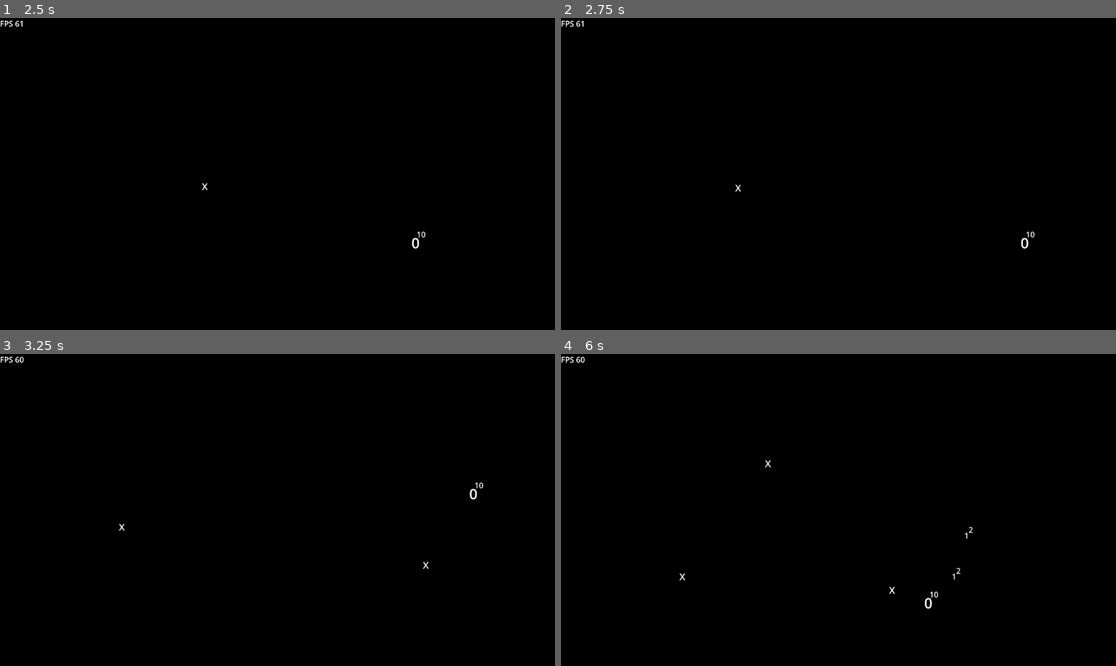
Above: before the commit, frames 1-4 (two rows, left to right).
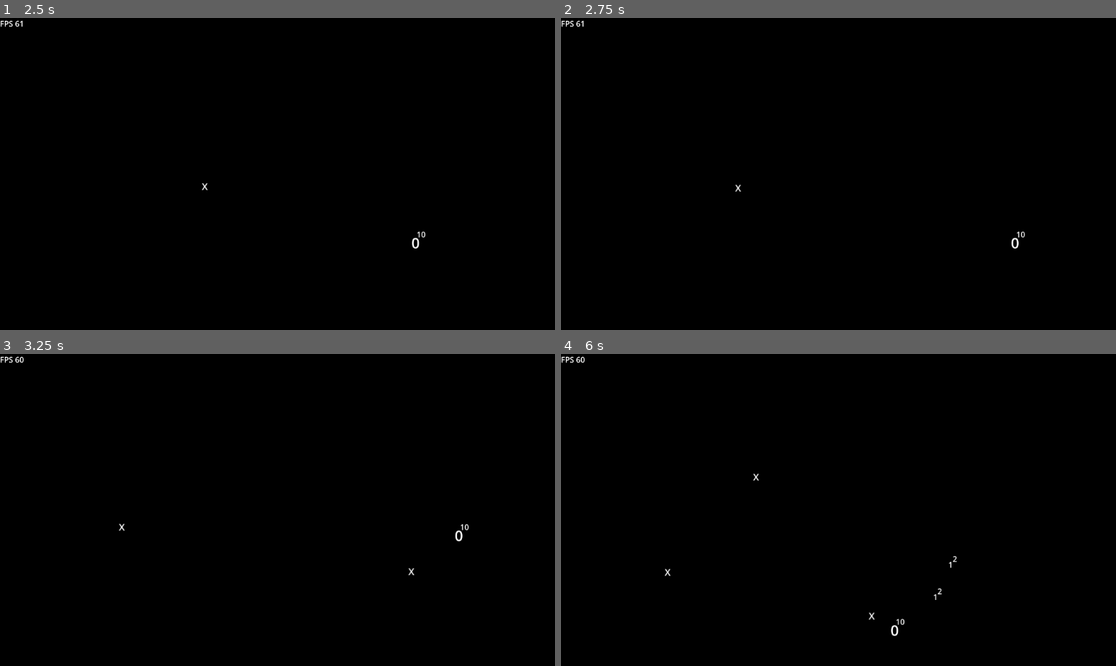
Above: after the commit, the same moments.

Repository: sentinelle28/game_jam_power
Game: Godot game, scene res://scene/gameplay_scene/gameplay_scene.tscn
Two runs of this game, one before a commit and one after it. Both use one fixed random seed, a clock stepped at 60 frames per second and the inputs below. The project has no main scene, so this scene is started directly.
Inputs (mouse positions are in pixels of both pictures, inside the frame that each line leads up to):
- Up to frame 1 (2.5 s): tap Enter at 0.5 s; move the mouse to (399, 158) at 0.52 s; hold Right (ui_right) 0.53-1.28 s; tap Shift (dash) at 0.6, 2.1 s; move the mouse to (166, 189) at 1.27 s; hold Down (ui_down) 1.28-2.03 s; click (166, 189) at 1.35 s; move the mouse to (333, 105) at 2.02 s; hold Right (ui_right) from 2.03 s (still down)
- Up to frame 2 (2.75 s): keep holding Right (ui_right)
- Up to frame 3 (3.25 s): move the mouse to (249, 572) at 2.77 s; release Right (ui_right) at 2.78 s; hold Up (ui_up) from 2.78 s (still down); click (249, 572) at 2.85 s
- Up to frame 4 (6 s): move the mouse to (1005, 556) at 3.52 s; release Up (ui_up) at 3.53 s; hold Left (ui_left) 3.53-5.03 s; tap Shift (dash) at 3.6, 5.1 s; move the mouse to (672, 463) at 4.27 s; click (672, 463) at 4.35 s; move the mouse to (866, 510) at 5.02 s; hold Down (ui_down) 5.03-5.78 s; move the mouse to (755, 432) at 5.77 s; hold Right (ui_right) from 5.78 s (still down); click (755, 432) at 5.85 s

Frame 1 is identical in both runs. In frame 2, 0.1% of the frame differs, in the area x 81-86%, y 68-74%; in frame 3, 0.1%; in frame 4, 0.3%, in the area x 18-75%, y 34-91%.

Commit message:
added strategy pattern

Diff:
--- a/autoload/pause_menu/level_up/level_up_menu.gd
+++ b/autoload/pause_menu/level_up/level_up_menu.gd
@@ -1,15 +1,14 @@
 extends CanvasLayer
 
-signal update_stats(name_of_teh:StringName,value)
+signal update_stats(updrade:UpgradeStrategyPattern)
 
 func _custom_show()->void:
 	show()
 	get_tree().paused = true
+	$upgrade_card._randomize()
+	$upgrade_card2._randomize()
+	$upgrade_card3._randomize()
 
-
-
-
-func _on_button_pressed() -> void:
+func _custom_hide():
 	hide()
 	get_tree().paused = false
-	emit_signal("update_stats","speed",100)
--- a/autoload/pause_menu/level_up/level_up_menu.tscn
+++ b/autoload/pause_menu/level_up/level_up_menu.tscn
@@ -1,6 +1,7 @@
-[gd_scene load_steps=3 format=3 uid="uid://veke2jiwllka"]
+[gd_scene load_steps=4 format=3 uid="uid://veke2jiwllka"]
 
 [ext_resource type="Script" path="res://autoload/pause_menu/level_up/level_up_menu.gd" id="1_2y8l0"]
+[ext_resource type="PackedScene" uid="uid://bignhergkcf0m" path="res://c_actor/upgrade_card/upgrade_card.tscn" id="2_0unbh"]
 
 [sub_resource type="LabelSettings" id="LabelSettings_mbqm6"]
 font_size = 30
@@ -36,18 +37,20 @@
 label_settings = SubResource("LabelSettings_mbqm6")
 horizontal_alignment = 1
 
-[node name="Button" type="Button" parent="."]
-anchors_preset = 8
-anchor_left = 0.5
-anchor_top = 0.5
-anchor_right = 0.5
-anchor_bottom = 0.5
-offset_left = -4.0
-offset_top = -4.0
-offset_right = 4.0
-offset_bottom = 4.0
-grow_horizontal = 2
-grow_vertical = 2
-text = "up"
+[node name="upgrade_card" parent="." instance=ExtResource("2_0unbh")]
+offset_left = 296.0
+offset_top = 240.0
+offset_right = 424.0
+offset_bottom = 368.0
 
-[connection signal="pressed" from="Button" to="." method="_on_button_pressed"]
+[node name="upgrade_card2" parent="." instance=ExtResource("2_0unbh")]
+offset_left = 544.0
+offset_top = 240.0
+offset_right = 672.0
+offset_bottom = 368.0
+
+[node name="upgrade_card3" parent="." instance=ExtResource("2_0unbh")]
+offset_left = 816.0
+offset_top = 240.0
+offset_right = 944.0
+offset_bottom = 368.0
--- /dev/null
+++ b/autoload/upgrade_ref/upgrade_ref.gd
@@ -0,0 +1,19 @@
+extends Node
+
+
+var positive_upgrade:Dictionary = {"recover health":CurrentHealthUpgrade.new()}
+
+var negative_upgrade:Dictionary = {"lose max health":NegativeMaxHealthUpgrade.new()}
+
+
+func get_random_positive_upgrade()->String:
+	return positive_upgrade.keys().pick_random()
+
+func get_positive_upgrade(name_of_the_upgrade:String)->UpgradeStrategyPattern:
+	return positive_upgrade[name_of_the_upgrade]
+
+func get_random_negative_upgrade()->String:
+	return negative_upgrade.keys().pick_random()
+
+func get_negative_upgrade(name_of_the_upgrade:String)->UpgradeStrategyPattern:
+	return negative_upgrade[name_of_the_upgrade]
--- a/autoload/xp/player_xp.gd
+++ b/autoload/xp/player_xp.gd
@@ -1,7 +1,7 @@
 extends Node
 
 var xp:int = 0
-var max_xp:int = 40
+var max_xp:int = 1
 var level:int = 1
 var mult_xp:float= 1.0
 var number_of_kill:int = 0
--- a/c_actor/player/player.gd
+++ b/c_actor/player/player.gd
@@ -21,23 +21,22 @@
 @export var bullet_pierce:int = 0
 @export var bullet_speed:int = 230
 
+
+
 func _ready() -> void:
 	DeathPanel.connect("reset",_reset)
 	health_component.connect("death",_death)
 	LevelUpMenu.connect("update_stats",_update_stats)
-	_reset()
 
 func _reset()->void:
 	for property:StringName in Playerstats.player_properties:
 		set(property,Playerstats.player_properties[property])
 
-func _update_stats(statname:StringName,value)->void:
-	if statname in self:
-		var new_value = value + get(statname)
-		set(statname,new_value)
-	elif statname in health_component:
-		var new_value = value + health_component.get(statname)
-		health_component.set(statname,new_value)
+func _update_stats(upgrade:UpgradeStrategyPattern)->void:
+	if upgrade is HealthUpgrade:
+		upgrade._apply_change(health_component)
+	else:
+		upgrade._apply_change(self)
 
 func _death()->void:
 	DeathPanel.emit_signal("player_is_dead")
--- /dev/null
+++ b/c_actor/upgrade_card/upgrade_card.gd
@@ -0,0 +1,24 @@
+extends Panel
+
+
+@export var positive_upgrade:UpgradeStrategyPattern
+@export var negative_upgrade:UpgradeStrategyPattern
+
+@export var positive_text:String
+@export var negative_text:String
+
+func _ready() -> void:
+	_randomize()
+
+func _randomize()->void:
+	positive_text = UpgradeRef.get_random_positive_upgrade()
+	negative_text = UpgradeRef.get_random_negative_upgrade()
+	positive_upgrade = UpgradeRef.get_positive_upgrade(positive_text)
+	negative_upgrade = UpgradeRef.get_negative_upgrade(negative_text)
+	$VBoxContainer/positive.text = positive_text
+	$VBoxContainer/negative.text = negative_text
+
+func _on_button_pressed() -> void:
+	LevelUpMenu.emit_signal("update_stats",positive_upgrade)
+	LevelUpMenu.emit_signal("update_stats",negative_upgrade)
+	LevelUpMenu._custom_hide()
--- /dev/null
+++ b/c_actor/upgrade_card/upgrade_card.tscn
@@ -0,0 +1,53 @@
+[gd_scene load_steps=4 format=3 uid="uid://bignhergkcf0m"]
+
+[ext_resource type="Script" path="res://c_actor/upgrade_card/upgrade_card.gd" id="1_w2hc0"]
+
+[sub_resource type="LabelSettings" id="LabelSettings_pcg0t"]
+font_color = Color(0.331603, 0.732183, 1.54018e-06, 1)
+
+[sub_resource type="LabelSettings" id="LabelSettings_ib0uw"]
+font_color = Color(1, 0, 0, 1)
+
+[node name="upgrade_card" type="Panel"]
+offset_left = -64.0
+offset_top = -64.0
+offset_right = 64.0
+offset_bottom = 64.0
+script = ExtResource("1_w2hc0")
+
+[node name="Button" type="Button" parent="."]
+modulate = Color(1, 1, 1, 0)
+layout_mode = 1
+anchors_preset = 15
+anchor_right = 1.0
+anchor_bottom = 1.0
+grow_horizontal = 2
+grow_vertical = 2
+
+[node name="VBoxContainer" type="VBoxContainer" parent="."]
+layout_mode = 1
+anchors_preset = 8
+anchor_left = 0.5
+anchor_top = 0.5
+anchor_right = 0.5
+anchor_bottom = 0.5
+offset_left = -56.0
+offset_top = -20.0
+offset_right = 56.0
+offset_bottom = 56.0
+grow_horizontal = 2
+grow_vertical = 2
+
+[node name="positive" type="Label" parent="VBoxContainer"]
+layout_mode = 2
+label_settings = SubResource("LabelSettings_pcg0t")
+
+[node name="Label2" type="Label" parent="VBoxContainer"]
+layout_mode = 2
+text = "But"
+
+[node name="negative" type="Label" parent="VBoxContainer"]
+layout_mode = 2
+label_settings = SubResource("LabelSettings_ib0uw")
+
+[connection signal="pressed" from="Button" to="." method="_on_button_pressed"]
--- a/component/health_component/health_component.gd
+++ b/component/health_component/health_component.gd
@@ -17,3 +17,9 @@
 
 func _show_health()->void:
 	text = str(health)
+
+func _update_max_health(new_max_health:int)->void:
+	if health > new_max_health:
+		health = new_max_health
+		max_health = new_max_health
+	_show_health()
--- /dev/null
+++ b/component/upgrade/negative_upgrade/lose_max_health.gd
@@ -0,0 +1,6 @@
+extends HealthUpgrade
+
+class_name NegativeMaxHealthUpgrade
+func _apply_change(target:Node)->void:
+	if target is HealthComponent:
+		target._update_max_health(target.max_health - health_value)
--- /dev/null
+++ b/component/upgrade/positive_upgrade/health_upgrade/current_health_upgrade.gd
@@ -0,0 +1,7 @@
+extends HealthUpgrade
+
+class_name CurrentHealthUpgrade
+func _apply_change(target:Node)->void:
+	if target is HealthComponent:
+		target.health += health_value
+		target.health = clampi(target.health,0,target.max_health)
--- /dev/null
+++ b/component/upgrade/positive_upgrade/health_upgrade/health_upgrade.gd
@@ -0,0 +1,4 @@
+extends UpgradeStrategyPattern
+
+class_name HealthUpgrade
+@export var health_value:int = 2
--- /dev/null
+++ b/component/upgrade/positive_upgrade/health_upgrade/max_health_upgrade.gd
@@ -0,0 +1,6 @@
+extends HealthUpgrade
+
+class_name MaxHealthUpgrade
+func _apply_change(target:Node)->void:
+	if target is HealthComponent:
+		target._update_max_health(target.max_health + health_value)
--- /dev/null
+++ b/component/upgrade/updrage.gd
@@ -0,0 +1,5 @@
+extends Resource
+
+class_name UpgradeStrategyPattern
+func _apply_change(target:Node)->void:
+	pass
--- a/project.godot
+++ b/project.godot
@@ -22,6 +22,7 @@
 EnemyRef="*res://autoload/enemy_ref/enemy_ref.gd"
 DeathPanel="*res://autoload/pause_menu/death/death_panel.tscn"
 LevelUpMenu="*res://autoload/pause_menu/level_up/level_up_menu.tscn"
+UpgradeRef="*res://autoload/upgrade_ref/upgrade_ref.gd"
 
 [input]
 
